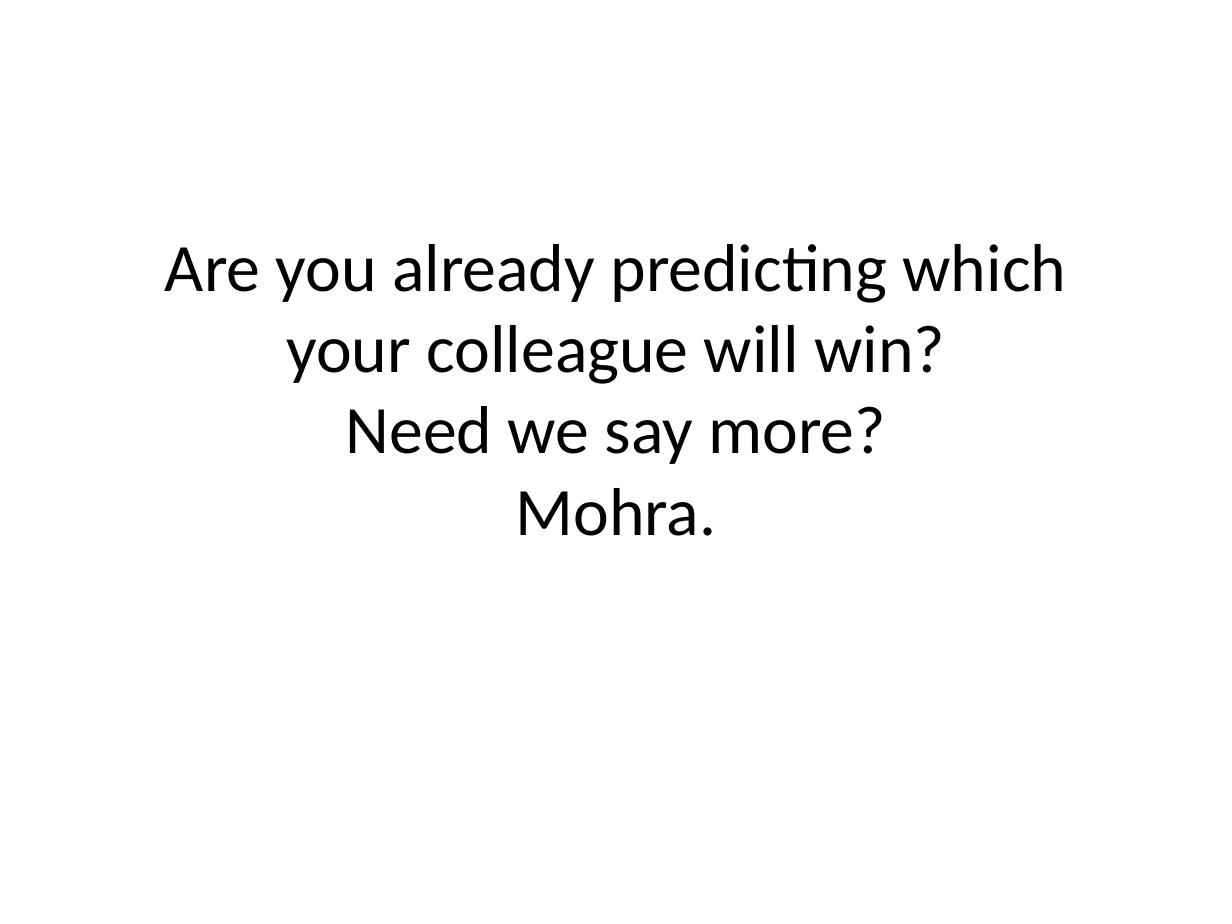
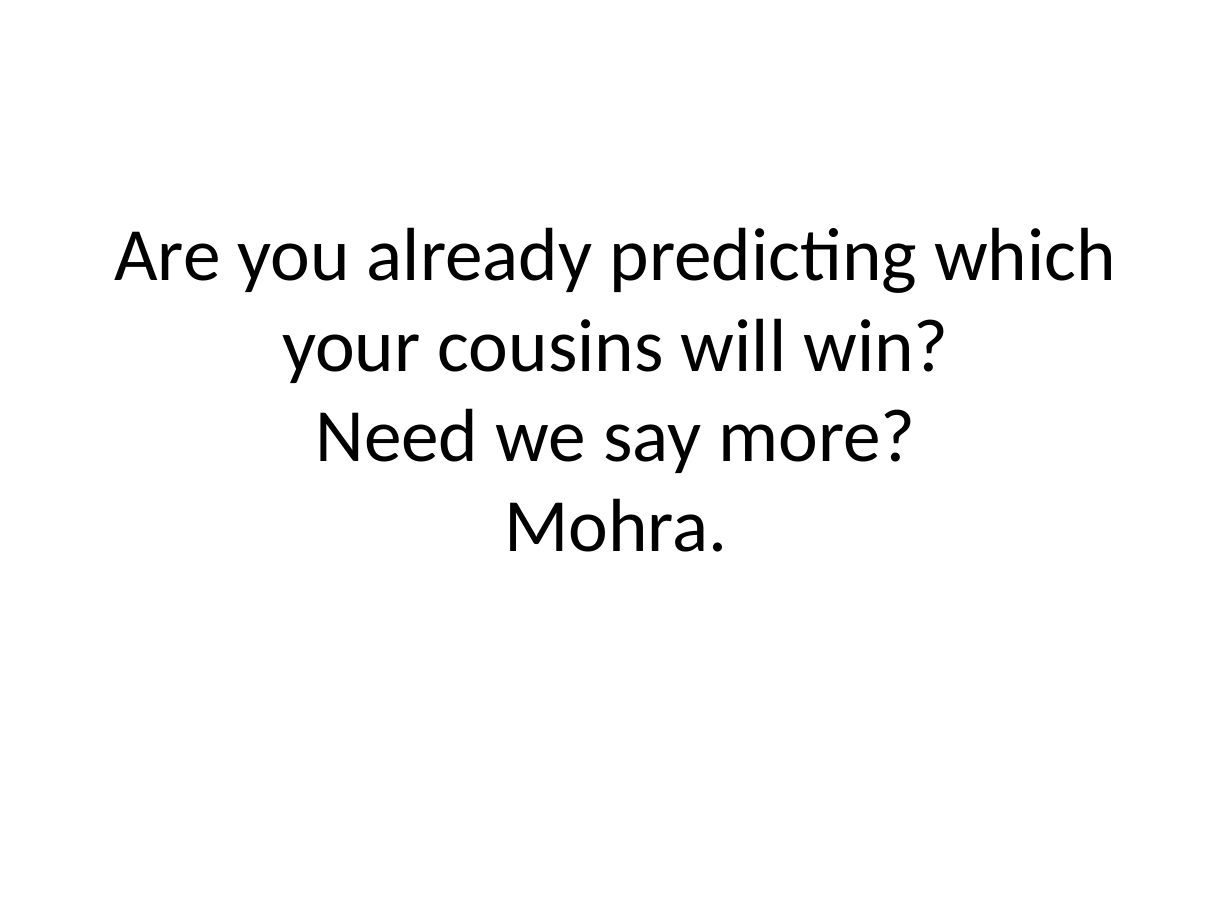
Before and after one commit to RohitShende/PythonPrograms, a slide deck: slide 23 of pictography_slides.pptx. Drawn at 1232x924 pixels with LibreOffice and Linux fonts; fonts in the diff are those of the drawing. Boxes give left, top, right and bottom in pixels: in the first picture for what was removed or moved away, otherwise in the second. Text is boxed around its words. In the diff, an @@ line names an element or a change of style, - is before the commit and + after.

```diff
--- a/pictography_slides.pptx
+++ b/pictography_slides.pptx
@@ title at [114, 227, 1116, 383]: text changed; size 39.6 to 44 pt @@
-Are you already predicting which your colleague will win?
+Are you already predicting which your cousins will win?
@@ title at [316, 408, 915, 552]: size 39.6 to 44 pt in "Need we say more?", "Mohra." @@
```
Also in this commit, not shown: 3 other slides changed, 1 slide removed, 2 other files.
